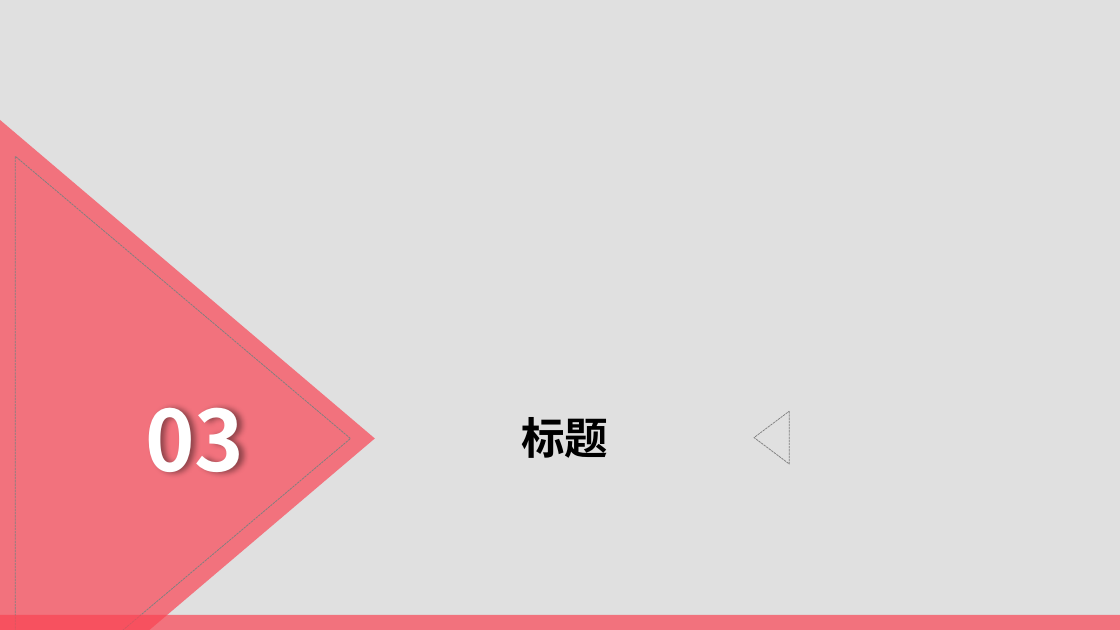
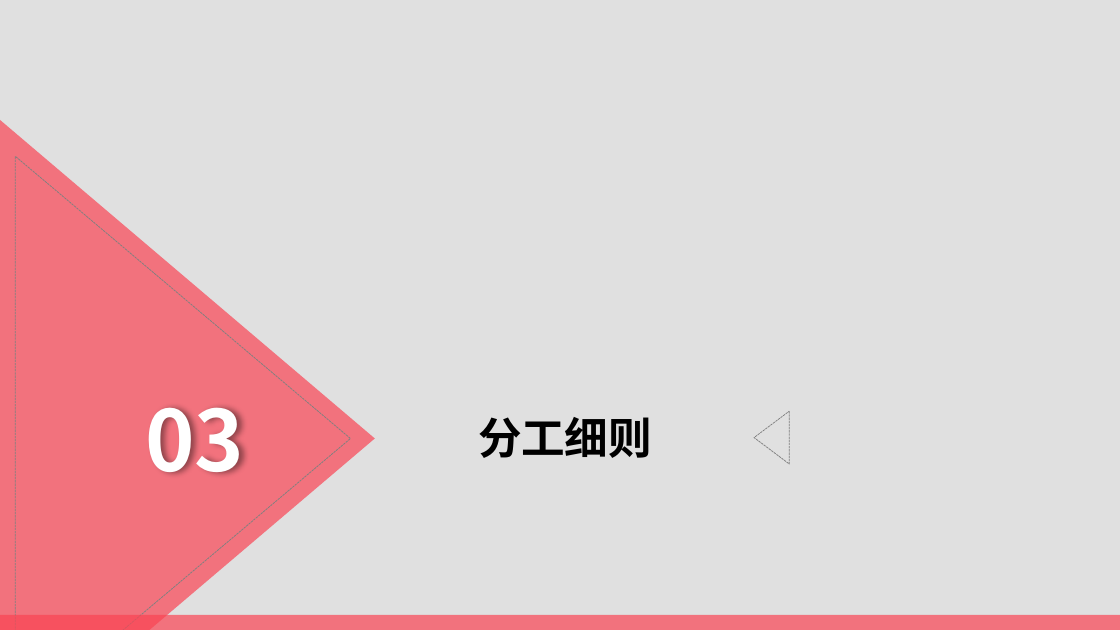
Before and after one commit to TimerChen/TrainTickets, a slide deck: slide 14 of Presentation/presentation.pptx. Drawn at 1120x630 pixels with LibreOffice and Linux fonts; fonts in the diff are those of the drawing. Boxes give left, top, right and bottom in pixels: in the first picture for what was removed or moved away, otherwise in the second. Text is boxed around its words. In the diff, an @@ line names an element or a change of style, - is before the commit and + after.

```diff
--- a/Presentation/presentation.pptx
+++ b/Presentation/presentation.pptx
@@ text at (478, 417, 652, 458): text changed @@
-标题
+分工细则
```
Also in this commit, not shown: 2 other slides changed, 6 slides added, 4 slides removed, 1 other file.
